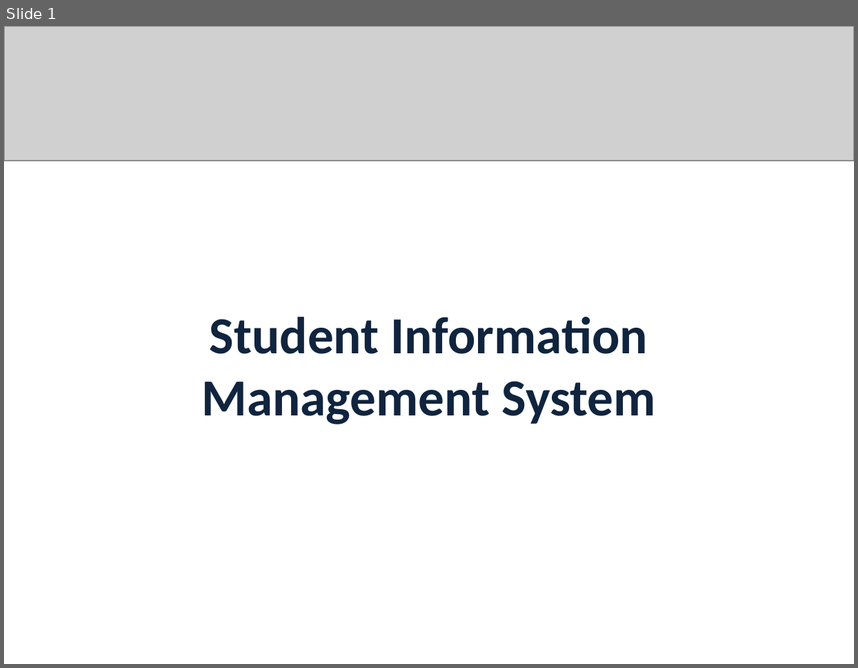
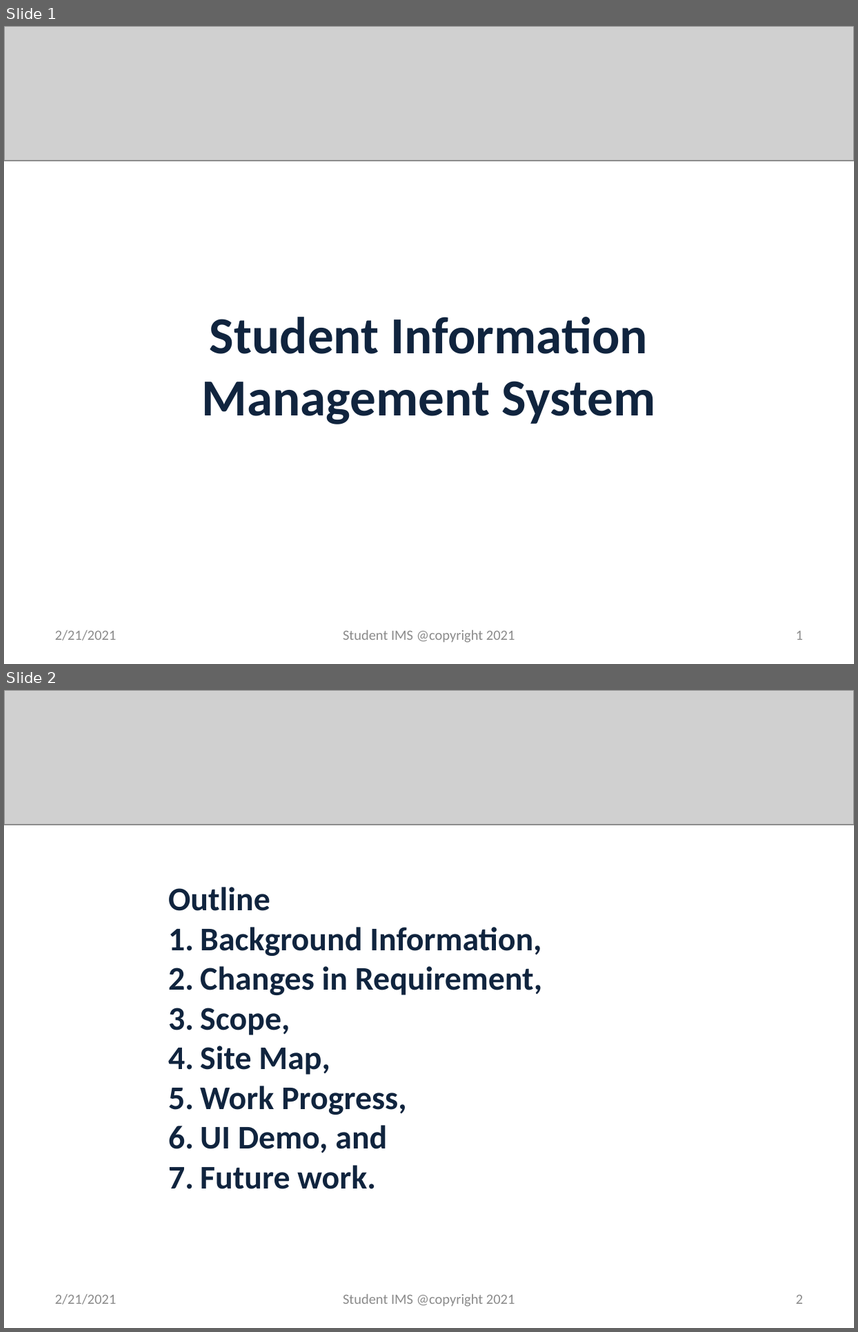
Before and after one commit to github-rinzin/documentation, a slide deck: fifth_review.pptx. Shown one above the other, each under a label of ours: slide 1 before the commit, slides 1 and 2 after it. The pictures are 858x668 and 858x1332 pixels, drawn with LibreOffice and Linux fonts; fonts in the diff are those of the drawing; grey boxes stand for pictures. Boxes give left, top, right and bottom in pixels: in the first picture for what was removed or moved away, otherwise in the second. Text is boxed around its words. In the diff, an @@ line names an element or a change of style, - is before the commit and + after.

Commit message:
created outline

```diff
--- a/fifth_review.pptx
+++ b/fifth_review.pptx
@@ slide 2 added at (4,690,854,1328), background #FFFFFF @@
@@ picture added at (4,690,854,825) @@
@@ text added at (168,887,542,1189), 28 pt, text #0F243E, bold @@
+Outline
+1. Background Information,
+2. Changes in Requirement,
+3. Scope,
+4. Site Map,
+5. Work Progress,
+6. UI Demo, and
+7. Future work.
@@ text added at (55,1294,116,1304), 12 pt, text #8C8C8C @@
+2/21/2021
@@ text added at (343,1294,515,1306), 12 pt, text #8C8C8C @@
+Student IMS @copyright 2021
@@ page number added at (796,1294,803,1303), 12 pt, text #8C8C8C @@
+2
@@ slide 1 changed as well @@
@@ text added at (55,630,116,640), 12 pt, text #8C8C8C @@
+2/21/2021
@@ text added at (343,630,515,642), 12 pt, text #8C8C8C @@
+Student IMS @copyright 2021
@@ page number added at (796,630,803,639), 12 pt, text #8C8C8C @@
+1
```
